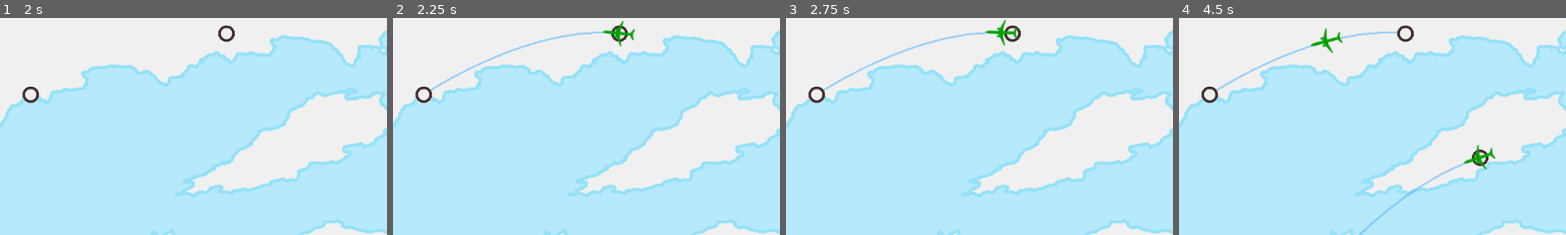
Above: before the commit, frames 1-4 (left to right).
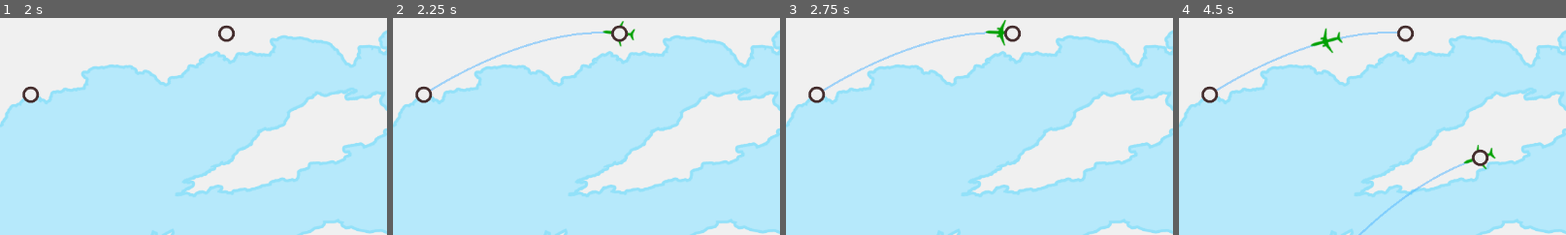
Above: after the commit, the same moments.

Repository: top-it-090304/Holding-Pattern
Game: Godot game, scene res://scene/Main.tscn
The game is run twice, just before and just after one commit, with the same random seed, the same clock (stepped at 60 frames per second) and the same inputs.
Inputs (mouse positions are % of the whole screen's width and height, from its top left):
- Up to frame 1 (2 s): tap Enter at 0.5 s; move the mouse to (72, 45) at 0.52 s; click (72, 45) at 0.67 s; tap Space at 1.25 s; move the mouse to (43, 21) at 1.27 s; click (43, 21) at 1.42 s
- Up to frame 2 (2.25 s): tap Enter at 2 s; move the mouse to (17, 35) at 2.02 s; click (17, 35) at 2.17 s
- Up to frame 3 (2.75 s): no input
- Up to frame 4 (4.5 s): tap Space at 2.75 s; move the mouse to (45, 70) at 2.77 s; click (45, 70) at 2.92 s; move the mouse to (52, 49) at 3.52 s; click (52, 49) at 3.67 s; move the mouse to (25, 91) at 4.27 s; click (25, 91) at 4.42 s
The pictures show only the part of the screen within x 13-63%, y 17-67%; the shares and areas given below are measured in that part.

Frame 1 is identical in both runs. In frame 2, 0.2% of the frame differs, in the area x 56-61%, y 3-12%; in frame 3, less than 0.1%; in frame 4, 0.2%, in the area x 75-80%, y 60-69%.

Commit message:
Chaning position plane

Diff:
--- a/scene/Main.tscn
+++ b/scene/Main.tscn
@@ -35,4 +35,12 @@
 [node name="Marker2D6" type="Marker2D" parent="AirportSpawn" unique_id=233310926]
 position = Vector2(1093, 120)
 
+[node name="CanvasLayer" type="CanvasLayer" parent="AirportSpawn" unique_id=351356812]
+
+[node name="HBoxContainer" type="HBoxContainer" parent="AirportSpawn/CanvasLayer" unique_id=1473477333]
+offset_left = 164.0
+offset_top = 85.0
+offset_right = 204.0
+offset_bottom = 125.0
+
 [connection signal="timeout" from="Timer" to="." method="_on_spawn_timer_timeout"]
--- a/scripts/Main.gd
+++ b/scripts/Main.gd
@@ -8,6 +8,7 @@
 
 var selected_airport = null
 var pred_line: Line2D
+
 
 func _ready():
  ## мнимая линия
--- a/scripts/Route.gd
+++ b/scripts/Route.gd
@@ -28,5 +28,6 @@
 
  ## добавляем самолет с маршрутом кривой
 	var plane = plane_scene.instantiate()
+	plane.z_index = -1
 	add_child(plane)
 	plane.setup_with_curve(curve)
